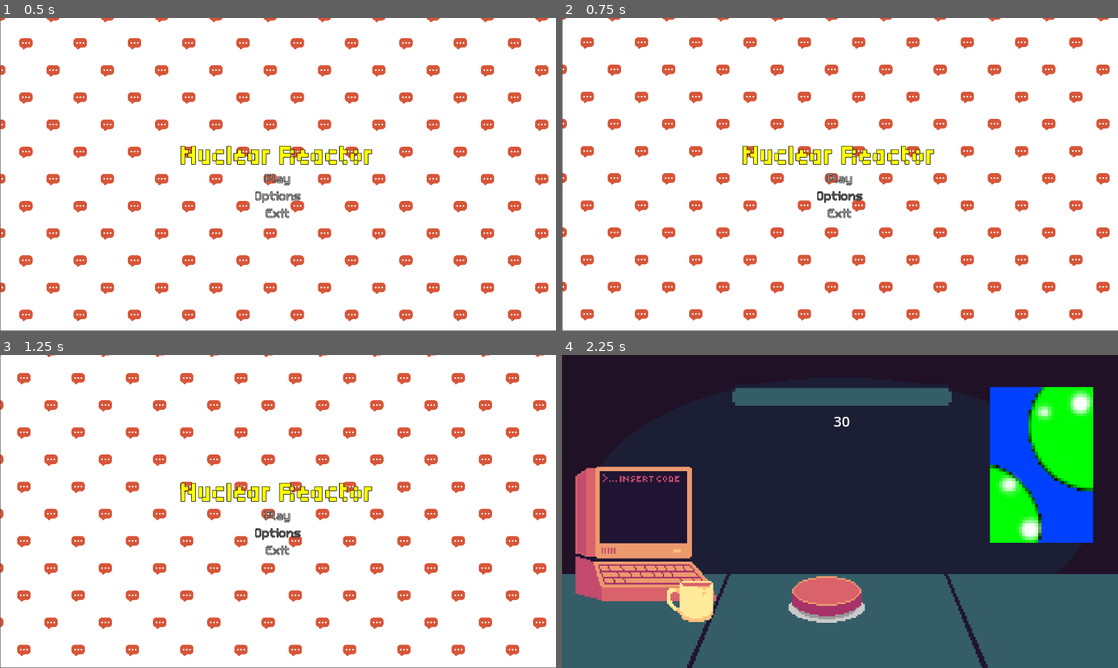
Above: before the commit, frames 1-4 (two rows, left to right).
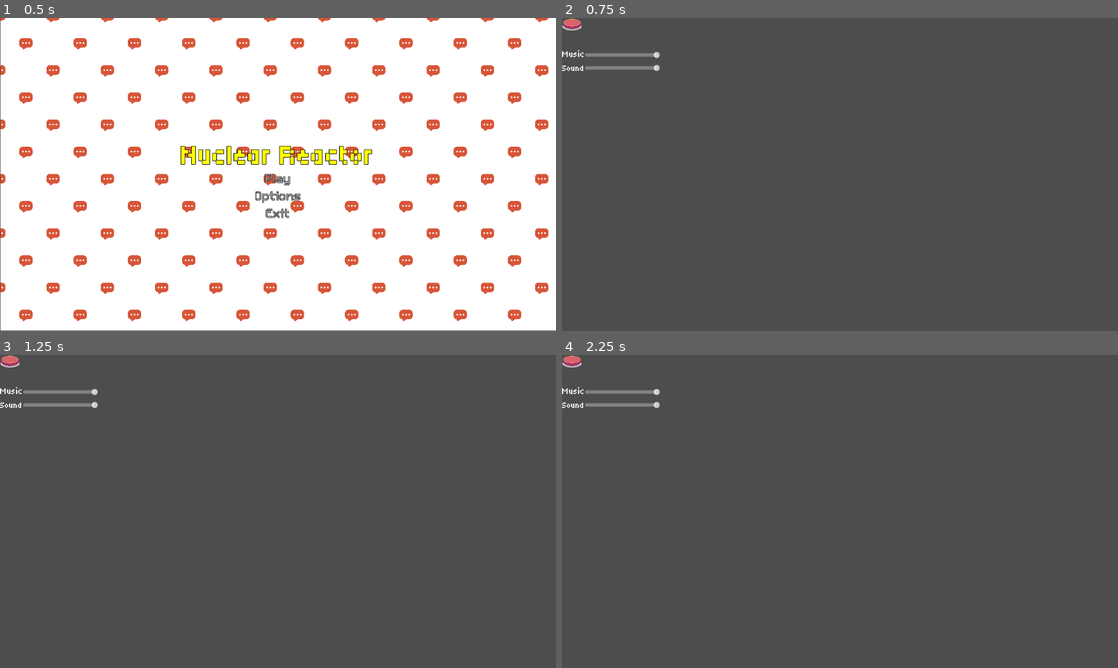
Above: after the commit, the same moments.

Repository: EroAxe/GMTK-2026-CICD-Test
Game: Godot game, scene res://Scenes/main_menu.tscn
Two runs of this game, one before a commit and one after it. Both use one fixed random seed, a clock stepped at 60 frames per second and the inputs below. Sound files missing from this copy of the repository are replaced by a short silence.
Inputs (mouse positions are in pixels of both pictures, inside the frame that each line leads up to):
- Up to frame 1 (0.5 s): no input
- Up to frame 2 (0.75 s): click "Options" at 0.5 s
- Up to frame 3 (1.25 s): no input
- Up to frame 4 (2.25 s): click (573, 364) at 1.27 s; click (840, 514) at 2 s, where only the run before the commit has a clickable "Play"

Frame 1 is identical in both runs. In frame 2, 100% of the frame differs, in the area x 0-100%, y 0-100%; in frame 3, 100%; in frame 4, 100%.

Commit message:
small update
options now working
clean things up a little
added input for pause for future use

Diff:
--- a/Scenes/prototype.tscn
+++ b/Scenes/prototype.tscn
@@ -97,7 +97,7 @@
 text = "0"
 label_settings = SubResource("LabelSettings_svnkx")
 
-[node name="TextureButton" type="TextureButton" parent="UI" unique_id=132555774]
+[node name="computer" type="TextureButton" parent="UI" unique_id=132555774]
 layout_mode = 1
 anchors_preset = 2
 anchor_top = 1.0
@@ -130,7 +130,7 @@
 stream = ExtResource("14_bsdhg")
 bus = &"Game_sound"
 
-[node name="TextureButton" type="TextureButton" parent="." unique_id=1718735615]
+[node name="coffee" type="TextureButton" parent="." unique_id=1718735615]
 offset_left = 238.0
 offset_top = 508.0
 offset_right = 356.0
--- a/Scenes/setting_menu.gd
+++ b/Scenes/setting_menu.gd
@@ -2,6 +2,7 @@
 
 @onready var music_h_slider: HSlider = %MusicHSlider
 @onready var sound_h_slider: HSlider = %SoundHSlider
+@onready var button_sound: AudioStreamPlayer2D = %button_sound
 
 var index_music_bus := AudioServer.get_bus_index("Game_music")
 var index_sounds_bus := AudioServer.get_bus_index("Game_sound")
@@ -20,3 +21,9 @@
 		func(value: float) -> void:
 			AudioServer.set_bus_volume_db(index_sounds_bus, linear_to_db(value))
 	)
+
+
+func _on_go_back_button_pressed() -> void:
+	button_sound.play()
+	await button_sound.finished
+	get_tree().change_scene_to_file("res://Scenes/main_menu.tscn")
--- a/Scenes/setting_menu.tscn
+++ b/Scenes/setting_menu.tscn
@@ -3,6 +3,7 @@
 [ext_resource type="Script" uid="uid://w5xip756jkgc" path="res://Scenes/setting_menu.gd" id="1_mfiks"]
 [ext_resource type="FontFile" uid="uid://br60m0bx163ec" path="res://Assets/Fonts/Tiny5-Regular.ttf" id="2_y0htb"]
 [ext_resource type="Texture2D" uid="uid://bj73v0kk8wgsl" path="res://Assets/Fonts/idle (Not pressing)) (1).png" id="3_x21jp"]
+[ext_resource type="AudioStream" uid="uid://br1iwmepv6l7b" path="res://Assets/Fonts/dragon-studio-button-press-382713.mp3" id="4_v6htu"]
 
 [sub_resource type="LabelSettings" id="LabelSettings_svnkx"]
 font = ExtResource("2_y0htb")
@@ -65,4 +66,9 @@
 offset_bottom = 40.0
 texture_normal = ExtResource("3_x21jp")
 
+[node name="button_sound" type="AudioStreamPlayer2D" parent="." unique_id=1736575759]
+unique_name_in_owner = true
+stream = ExtResource("4_v6htu")
+
 [connection signal="value_changed" from="MusicHSlider" to="." method="_on_music_h_slider_value_changed"]
+[connection signal="pressed" from="GoBackButton" to="." method="_on_go_back_button_pressed"]
--- a/Scripts/main_menu.gd
+++ b/Scripts/main_menu.gd
@@ -11,7 +11,7 @@
 
 
 func _on_options_pressed() -> void:
-	pass # Replace with function body.
+	get_tree().change_scene_to_file("res://Scenes/setting_menu.tscn")
 
 
 func _on_exit_pressed() -> void:
--- a/Scripts/prototype.gd
+++ b/Scripts/prototype.gd
@@ -20,6 +20,7 @@
 	texture_progress_bar.value = _count
 
 
+
 func _on_count_down_timeout() -> void:
 	_count -= 1
 	_count = wrapi(_count, 0, initial_count + 1)
--- a/project.godot
+++ b/project.godot
@@ -36,6 +36,15 @@
 
 screen_flash_overlay=""
 
+[input]
+
+pause={
+"deadzone": 0.2,
+"events": [Object(InputEventKey,"resource_local_to_scene":false,"resource_name":"","device":16,"window_id":0,"alt_pressed":false,"shift_pressed":false,"ctrl_pressed":false,"meta_pressed":false,"pressed":false,"keycode":0,"physical_keycode":4194313,"key_label":0,"unicode":0,"location":0,"echo":false,"script":null)
+, Object(InputEventKey,"resource_local_to_scene":false,"resource_name":"","device":16,"window_id":0,"alt_pressed":false,"shift_pressed":false,"ctrl_pressed":false,"meta_pressed":false,"pressed":false,"keycode":0,"physical_keycode":80,"key_label":0,"unicode":0,"location":0,"echo":false,"script":null)
+]
+}
+
 [physics]
 
 3d/physics_engine="Jolt Physics"
